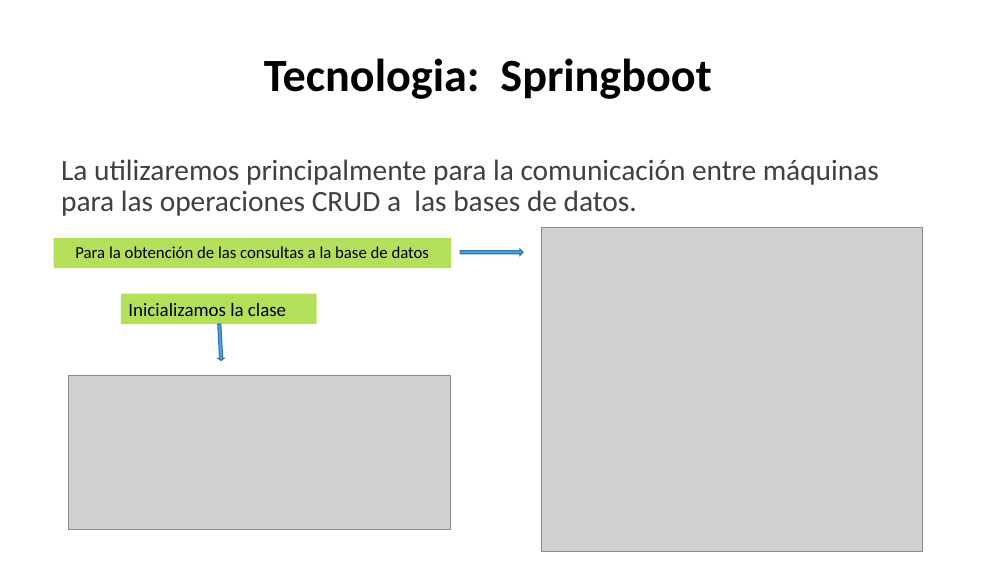
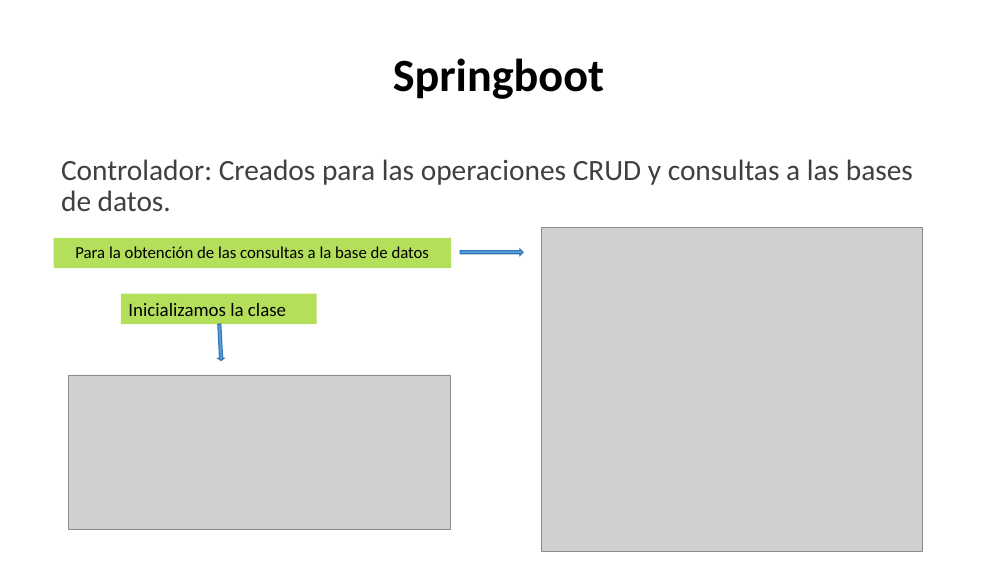
Before and after one commit to Peypa0512/Proyecto_Final, a slide deck: slide 19 of Presentación proyecto.pptx (slide 21 before the commit). Drawn at 1008x567 pixels with LibreOffice and Linux fonts; fonts in the diff are those of the drawing; grey boxes stand for pictures. Boxes give left, top, right and bottom in pixels: in the first picture for what was removed or moved away, otherwise in the second. Text is boxed around its words. In the diff, an @@ line names an element or a change of style, - is before the commit and + after.

```diff
--- a/Presentación proyecto.pptx
+++ b/Presentación proyecto.pptx
@@ title at <box>393,58,604,99</box>: text changed @@
-Tecnologia: Springboot
+Springboot
@@ text at <box>61,159,913,211</box>: text changed @@
-La utilizaremos principalmente para la comunicación entre máquinas para las operaciones CRUD a las bases de datos.
+Controlador: Creados para las operaciones CRUD y consultas a las bases de datos.
```
Also in this commit, not shown: 18 other slides changed, 4 slides added, 4 slides removed, 22 other files.
